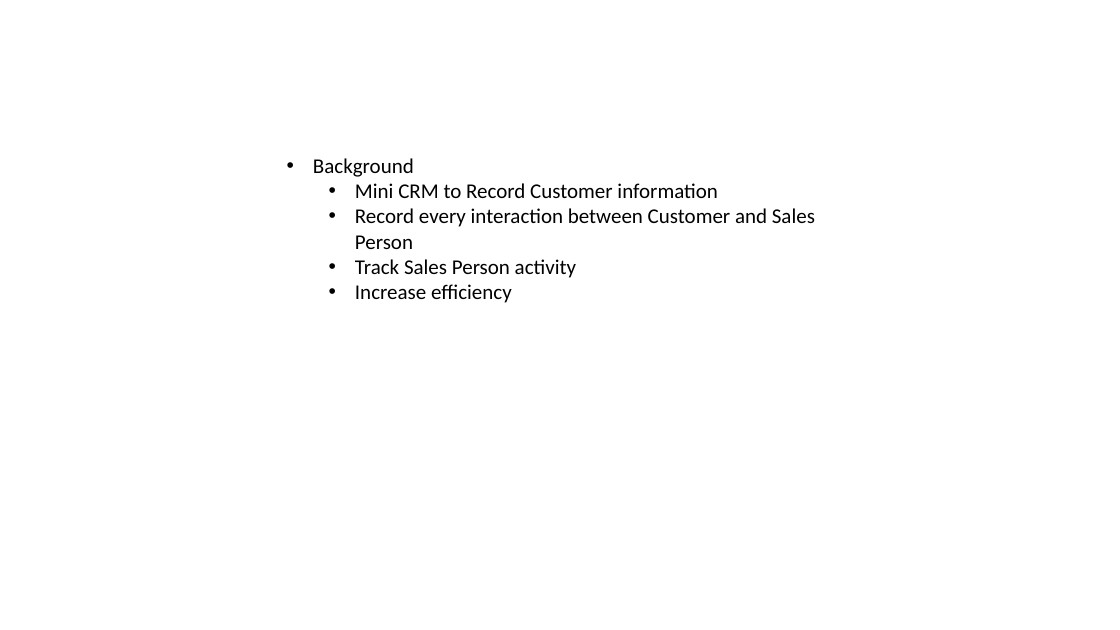
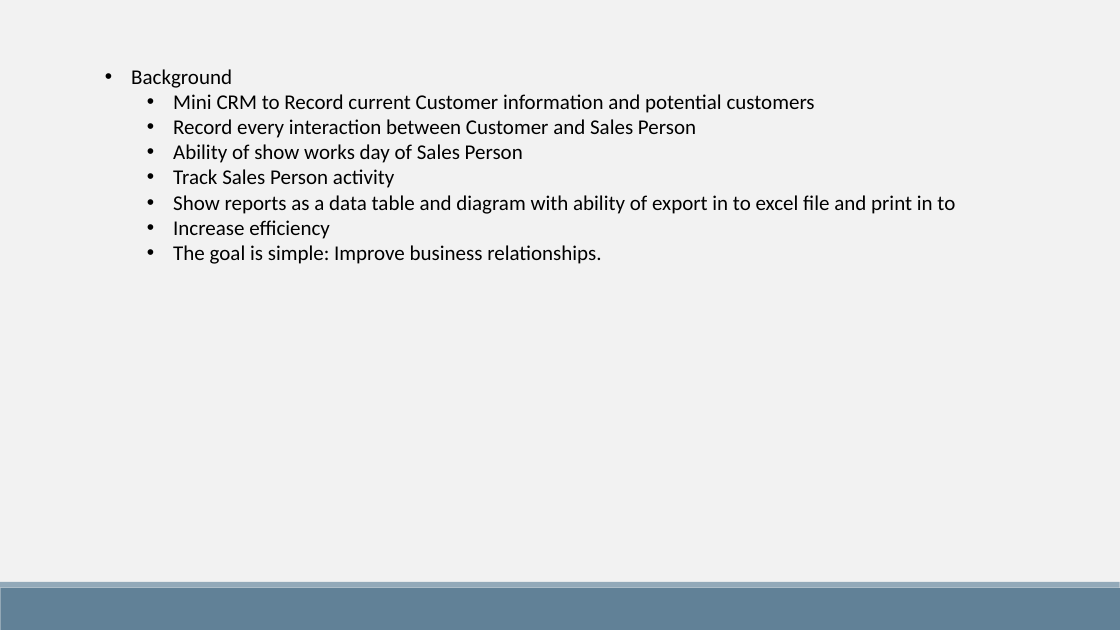
Before and after one commit to winotoj/ipd10-dotnet-CRM-Project, a slide deck: slide 2 of CRM PROJECT.pptx. Drawn at 1120x630 pixels with LibreOffice and Linux fonts; fonts in the diff are those of the drawing. Boxes give left, top, right and bottom in pixels: in the first picture for what was removed or moved away, otherwise in the second. Text is boxed around its words. In the diff, an @@ line names an element or a change of style, - is before the commit and + after.

```diff
--- a/CRM PROJECT.pptx
+++ b/CRM PROJECT.pptx
@@ background #FFFFFF to #F2F2F2 @@
@@ text "Background": place and size @@
-text "Background" at bbox=[313, 158, 815, 303]
+text "Background" at bbox=[131, 69, 955, 264]
@@ text at bbox=[173, 94, 815, 113]: text changed @@
-  • Mini CRM to Record Customer information
+  • Mini CRM to Record current Customer information and potential customers
@@ text at bbox=[173, 144, 523, 163]: paragraph added @@
+  • Ability of show works day of Sales Person
@@ text at bbox=[173, 195, 955, 214]: paragraph added @@
+  • Show reports as a data table and diagram with ability of export in to excel file and print in to
@@ text at bbox=[173, 245, 601, 264]: paragraph added @@
+  • The goal is simple: Improve business relationships.
@@ rectangle added at bbox=[0, 588, 1120, 630], fill #618197 @@
@@ rectangle added at bbox=[0, 582, 1120, 588], fill #92A9B9 @@
```
Also in this commit, not shown: 5 other slides changed, 1 slide added, 1 slide removed, 1 other file.
